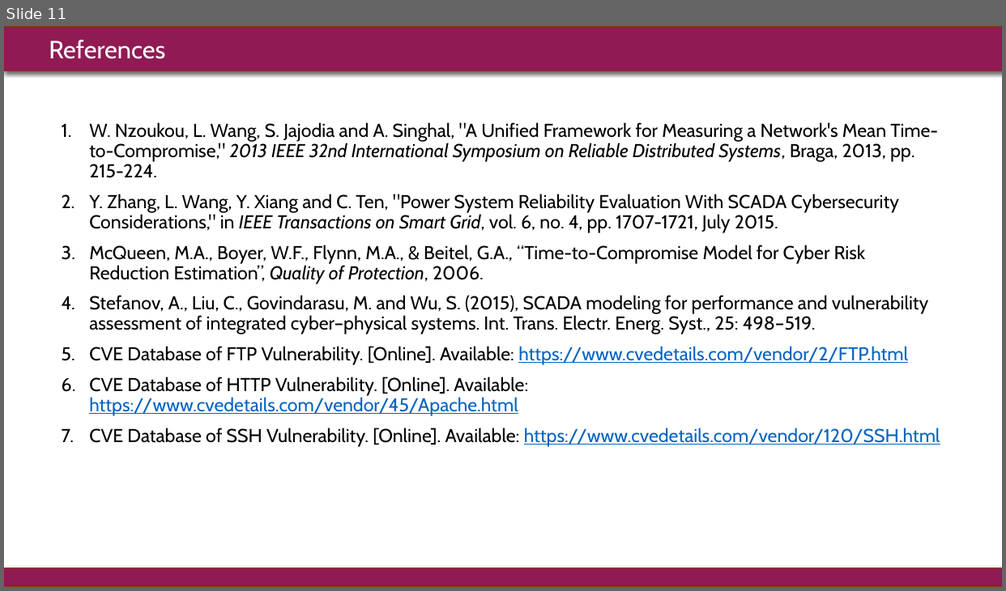
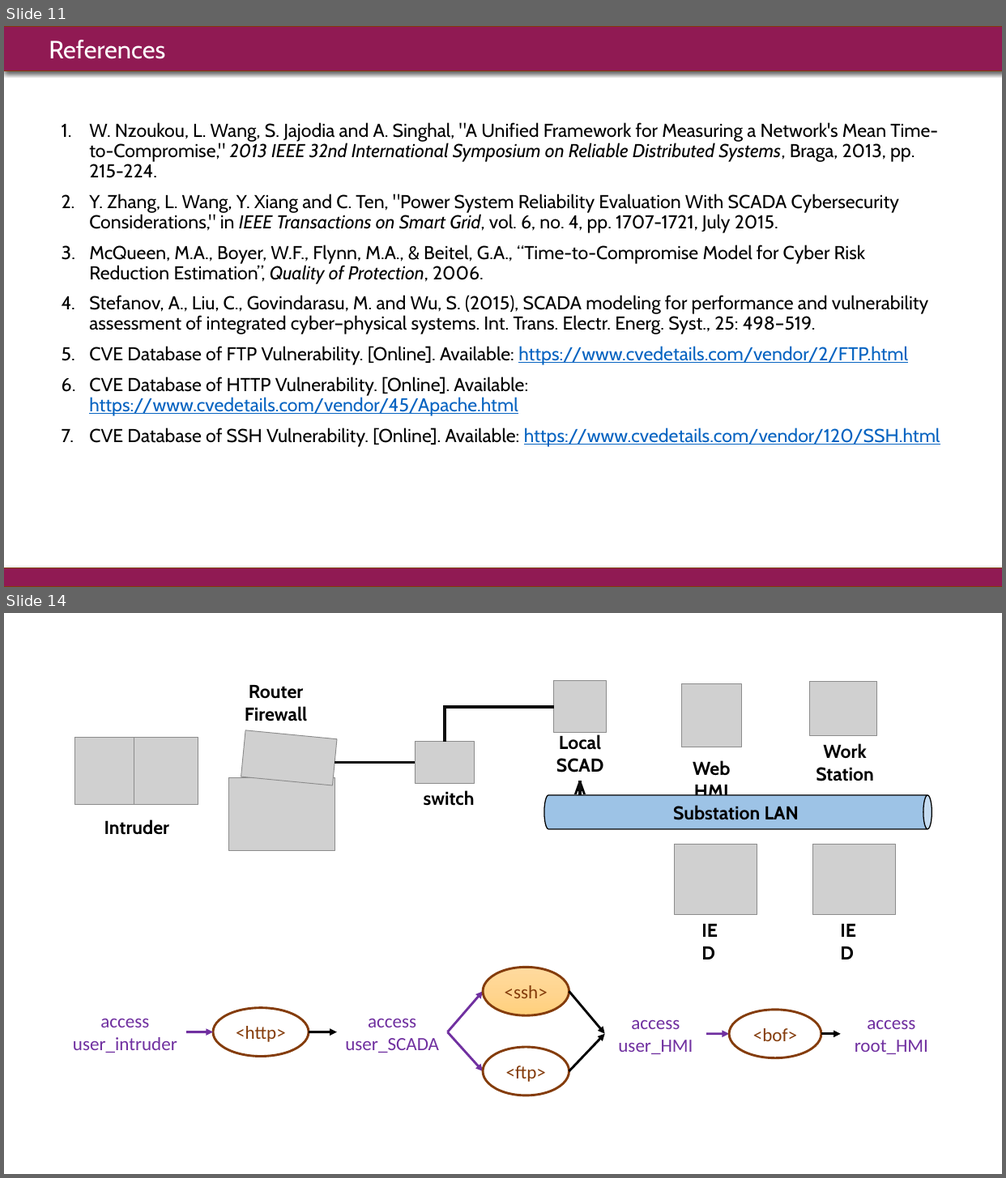
Before and after one commit to rounak-meyur/cps-security, a slide deck: class/final-presentation.pptx. Shown one above the other, each under a label of ours: slide 11 before the commit, slides 11 and 14 after it; the slides between them are not shown. The pictures are 1006x591 and 1006x1178 pixels, drawn with LibreOffice and Linux fonts; fonts in the diff are those of the drawing; grey boxes stand for pictures. Boxes give left, top, right and bottom in pixels: in the first picture for what was removed or moved away, otherwise in the second. Text is boxed around its words. In the diff, an @@ line names an element or a change of style, - is before the commit and + after.

```diff
--- a/class/final-presentation.pptx
+++ b/class/final-presentation.pptx
@@ slide 14 added at <box>4,613,1002,1174</box>, background #FFFFFF @@
@@ group added at <box>73,680,932,1096</box>: 12 texts, 10 pictures, 8 arrows, 4 ellipses, 2 lines, 1 cylinder, 1 elbow line @@
+Intruder
+IED
+Web HMI
+IED
+Router
+Firewall
+Substation LAN
+Work
+Station
+Local
+SCADA
+switch
+access
+user_SCADA
+access user_HMI
+<bof>
+access
+root_HMI
+<ssh>
+access
+user_intruder
+<ftp>
+<http>
```
Also in this commit, not shown: 2 slides changed, 3 other slides added, 32 other files.
